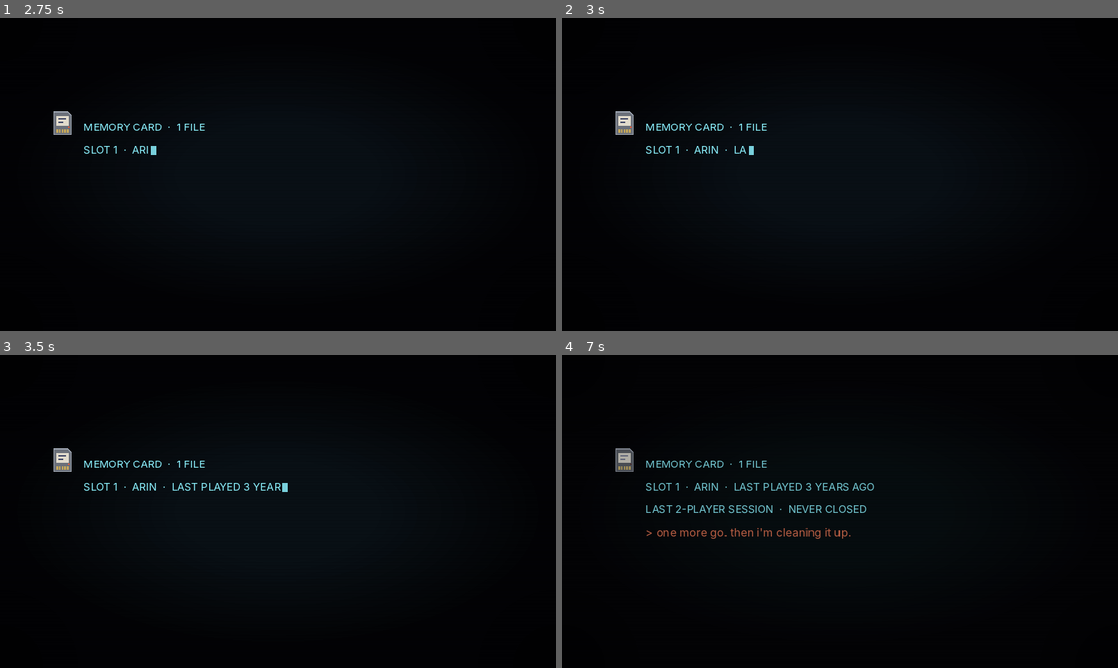
Above: before the commit, frames 1-4 (two rows, left to right).
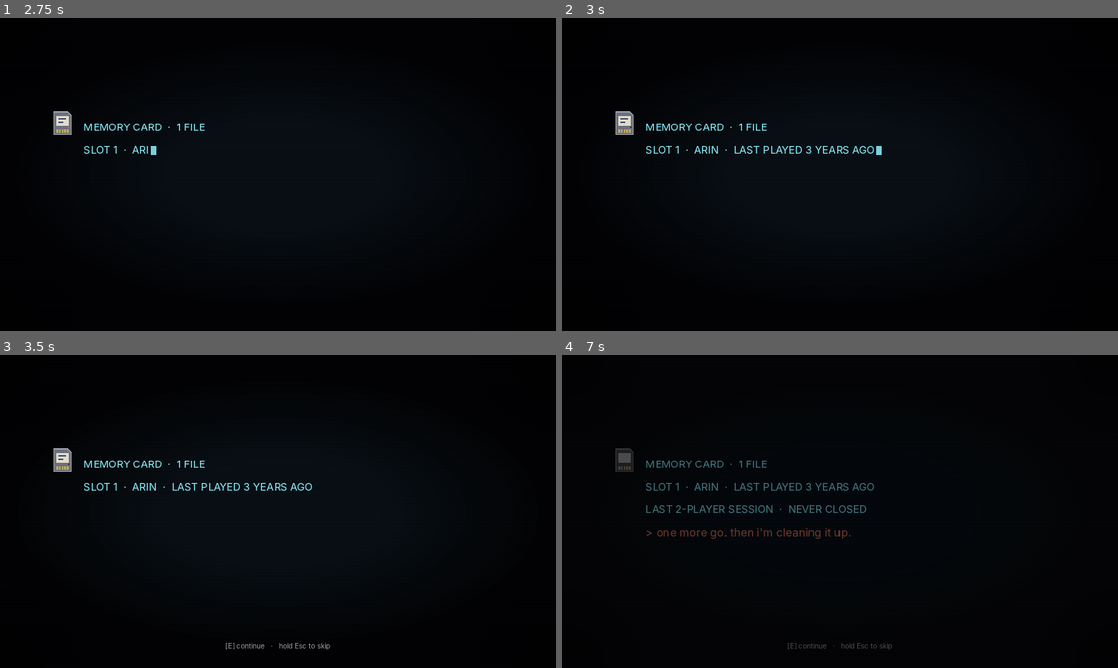
Above: after the commit, the same moments.

Repository: makedonskivasil3-sketch/The-Last-Save-File
Game: Godot game, scene res://scenes/title.tscn
Two runs of this game, one before a commit and one after it. Both use one fixed random seed, a clock stepped at 60 frames per second and the inputs below.
Inputs (mouse positions are in pixels of both pictures, inside the frame that each line leads up to):
- Up to frame 1 (2.75 s): move the mouse to (400, 158) at 0.52 s; hold Right (move_right) 0.53-1.25 s; tap E at 0.6 s; click (400, 158) at 0.67 s; click "Load Slot 1" at 1.25 s; drag from (166, 190) to (250, 237) at 2.02 s
- Up to frame 2 (3 s): move the mouse to (895, 105) at 2.77 s; hold Right (move_right) from 2.78 s (still down); hold Space (interact) from 2.78 s (still down)
- Up to frame 3 (3.5 s): keep holding Right (move_right); keep holding Space (interact)
- Up to frame 4 (7 s): release Right (move_right) at 3.5 s; release Space (interact) at 3.5 s; drag from (812, 574) to (673, 464) at 3.52 s; move the mouse to (1006, 558) at 4.27 s; hold Left (move_left) 4.28-5 s; hold Space (interact) 4.28-5 s; tap Keypad Enter at 4.35 s; drag from (673, 464) to (756, 433) at 5.02 s; move the mouse to (867, 511) at 5.77 s; hold Down (move_down) 5.78-6.5 s; hold Space (interact) 5.78-6.5 s; tap F at 5.85 s; click (867, 511) at 5.92 s; drag from (756, 433) to (728, 527) at 6.52 s

Frame 1 is identical in both runs. In frame 2, 0.3% of the frame differs, in the area x 12-58%, y 34-44%; in frame 3, 0.2%; in frame 4, 1.4%, in the area x 9-60%, y 29-95%.

Commit message:
Fix interrupted touch input and cold-open reading controls

Diff:
--- a/scripts/ui/cold_open.gd
+++ b/scripts/ui/cold_open.gd
@@ -42,6 +42,7 @@
 var _done := false
 var _art: Control
 var _t := 0.0
+var _focused := true
 
 
 func _ready() -> void:
@@ -89,7 +90,18 @@
 	return out
 
 
+func _notification(what: int) -> void:
+	if what == NOTIFICATION_APPLICATION_FOCUS_OUT:
+		_focused = false
+		_armed = false
+		_skip_t = 0.0
+	elif what == NOTIFICATION_APPLICATION_FOCUS_IN:
+		_focused = true
+
+
 func _process(delta: float) -> void:
+	if not _focused:
+		return
 	_t += delta
 	_art.queue_redraw()
 	if _done:
@@ -110,7 +122,14 @@
 	var l := _labels[_line]
 	if l.visible_characters < l.text.length():
 		var before := l.visible_characters
-		_typed += delta * TYPE_RATE
+		var reveal := _armed and pressing
+		var rate := Settings.text_rate()
+		if reveal or is_inf(rate):
+			_typed = float(l.text.length())
+		else:
+			_typed += delta * TYPE_RATE * rate
+		if reveal:
+			_armed = false  # release before advancing; one press only reveals
 		l.visible_characters = mini(l.text.length(), int(_typed))
 		if l.visible_characters != before and l.text[l.visible_characters - 1] != " ":
 			Sfx.play("key_system", -16.0 if LINES[_line][0] == "system" else -10.0, 1.0 + randf() * 0.15, 0.0)
--- a/scripts/ui/touch_controls.gd
+++ b/scripts/ui/touch_controls.gd
@@ -51,12 +51,19 @@
 	active = OS.has_feature("mobile") or OS.has_feature("web_android") or OS.has_feature("web_ios")
 
 
+func _notification(what: int) -> void:
+	if what == NOTIFICATION_APPLICATION_FOCUS_OUT:
+		cancel_touches()
+
+
 func _input(event: InputEvent) -> void:
 	if event is InputEventScreenTouch:
 		active = true
 		if not buttons_enabled:
 			return
-		if event.pressed:
+		if event.canceled:
+			_touch_up(event.index)
+		elif event.pressed:
 			_touch_down(event.index, event.position)
 		else:
 			_touch_up(event.index)
@@ -65,6 +72,8 @@
 
 
 func _touch_down(finger: int, pos: Vector2) -> void:
+	if get_window().size.y > get_window().size.x:
+		return
 	for name: String in BUTTONS:
 		var b: Dictionary = BUTTONS[name]
 		if pos.distance_to(b.center) <= b.radius + 6.0:
@@ -131,6 +140,10 @@
 
 
 func _process(_delta: float) -> void:
+	# Rotation must not leave an invisible joystick driving behind the notice.
+	if active and get_window().size.y > get_window().size.x \
+			and (_stick_finger != -1 or not _held.is_empty()):
+		cancel_touches()
 	if _stick_finger != -1:
 		_set_move(_stick)
 	_draw_node.visible = active
--- a/tests/test_cold_open.gd
+++ b/tests/test_cold_open.gd
@@ -71,3 +71,50 @@
 	check(steady, "reduce motion: it doesn't blink")
 	check(card.cursor_at().x > card._labels[0].position.x + 100.0, "it sits after the typed line")
 	settings().reduce_motion = false
+
+
+func test_instant_text_and_reveal_require_a_separate_advance() -> void:
+	var old_speed: int = settings().text_speed
+	var title := await _title()
+	title._start()
+	await wait_until(func() -> bool: return scene() is ColdOpen, 3.0, "card")
+	var card: ColdOpen = scene()
+	card.set_process(false)
+	settings().text_speed = 3
+	card._typed = 0.0
+	card._labels[0].visible_characters = 0
+	card._process(0.01)
+	check_eq(card._labels[0].visible_characters, card._labels[0].text.length(), "Instant applies to the card")
+	settings().text_speed = 1
+	card._typed = 0.0
+	card._labels[0].visible_characters = 0
+	card._armed = true
+	Input.action_press("interact")
+	card._process(0.01)
+	check_eq(card._labels[0].visible_characters, card._labels[0].text.length(), "first press reveals")
+	card._process(0.5)
+	check_eq(card._line, 0, "holding the revealing press cannot dismiss the line")
+	Input.action_release("interact")
+	card._process(0.01)
+	Input.action_press("interact")
+	card._process(0.01)
+	check_eq(card._line, 1, "a separate press advances")
+	Input.action_release("interact")
+	settings().text_speed = old_speed
+
+
+func test_focus_loss_freezes_typing_and_clears_skip_hold() -> void:
+	var title := await _title()
+	title._start()
+	await wait_until(func() -> bool: return scene() is ColdOpen, 3.0, "card")
+	var card: ColdOpen = scene()
+	card.set_process(false)
+	var before: float = card._typed
+	card._skip_t = 0.6
+	card.notification(Node.NOTIFICATION_APPLICATION_FOCUS_OUT)
+	card._process(2.0)
+	check_eq(card._typed, before, "typing freezes while away")
+	check_eq(card._skip_t, 0.0, "skip hold is canceled")
+	card.notification(Node.NOTIFICATION_APPLICATION_FOCUS_IN)
+	card._process(0.1)
+	check(card._typed > before, "typing resumes on return")
--- a/tests/test_touch.gd
+++ b/tests/test_touch.gd
@@ -81,3 +81,52 @@
 	e.position = _window_pos(game_pos)
 	Input.parse_input_event(e)
 	await frames(2)
+
+
+func test_focus_loss_releases_virtual_stick_and_buttons() -> void:
+	var w := await start_session()
+	await _touch(0, Vector2(120, 250), true)
+	await _drag(0, Vector2(150, 250))
+	await _touch(1, TouchControls.BUTTONS["interact"].center, true)
+	var controls: TouchControls = w.touch
+	check(controls != null, "touch controls exist")
+	if controls == null:
+		return
+	controls.notification(Node.NOTIFICATION_APPLICATION_FOCUS_OUT)
+	check_eq(controls._stick_finger, -1, "focus loss forgets the thumb")
+	check(controls._held.is_empty(), "focus loss releases buttons")
+	check(not Input.is_action_pressed("move_right"), "movement released")
+	check(not Input.is_action_pressed("interact"), "interaction released")
+	var stopped: Vector2 = w.player.global_position
+	await wait(0.3)
+	check(w.player.global_position.distance_to(stopped) < 1.0, "no walking while away")
+
+
+func test_canceled_touch_releases_the_stick() -> void:
+	var w := await start_session()
+	await _touch(0, Vector2(120, 250), true)
+	await _drag(0, Vector2(150, 250))
+	var e := InputEventScreenTouch.new()
+	e.index = 0
+	e.position = _window_pos(Vector2(150, 250))
+	e.canceled = true
+	e.pressed = true  # cancellation wins even if the platform retains pressed
+	Input.parse_input_event(e)
+	await frames(2)
+	check_eq(w.touch._stick_finger, -1, "OS cancellation releases the thumb")
+	check(not Input.is_action_pressed("move_right"), "no stuck movement")
+
+
+func test_rotating_to_portrait_cancels_and_blocks_virtual_movement() -> void:
+	var w := await start_session()
+	var win := tree.root
+	var original: Vector2i = win.size
+	w.touch.active = true
+	w.touch._touch_down(0, Vector2(120, 250))
+	w.touch._move_stick(Vector2(150, 250))
+	win.size = Vector2i(360, 640)
+	w.touch._process(0.01)
+	check_eq(w.touch._stick_finger, -1, "rotation cancels the existing drag")
+	w.touch._touch_down(0, Vector2(120, 250))
+	check_eq(w.touch._stick_finger, -1, "the portrait notice blocks new virtual movement")
+	win.size = original
Not shown, added: docs/review/oct29-flow/REVIEW.md
